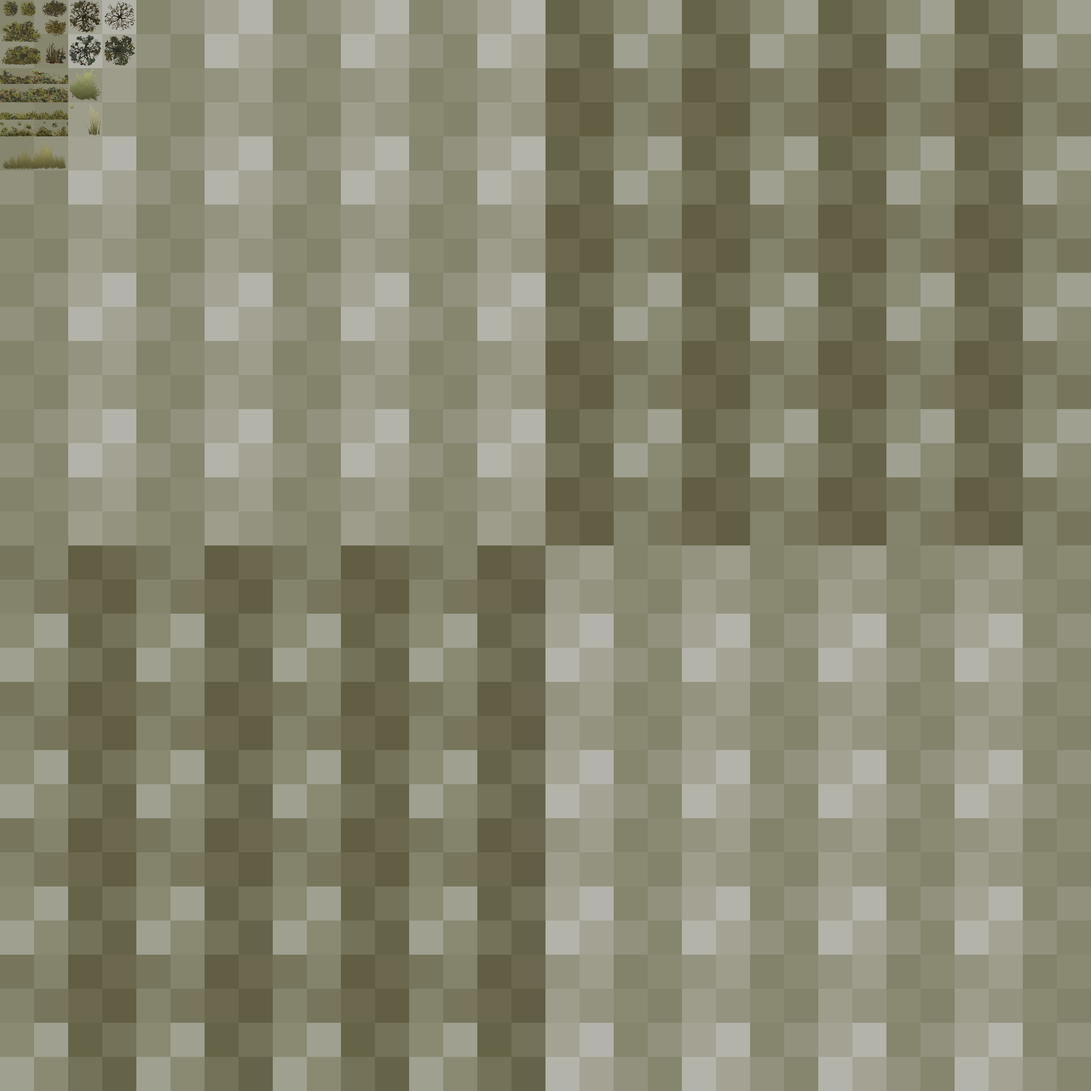
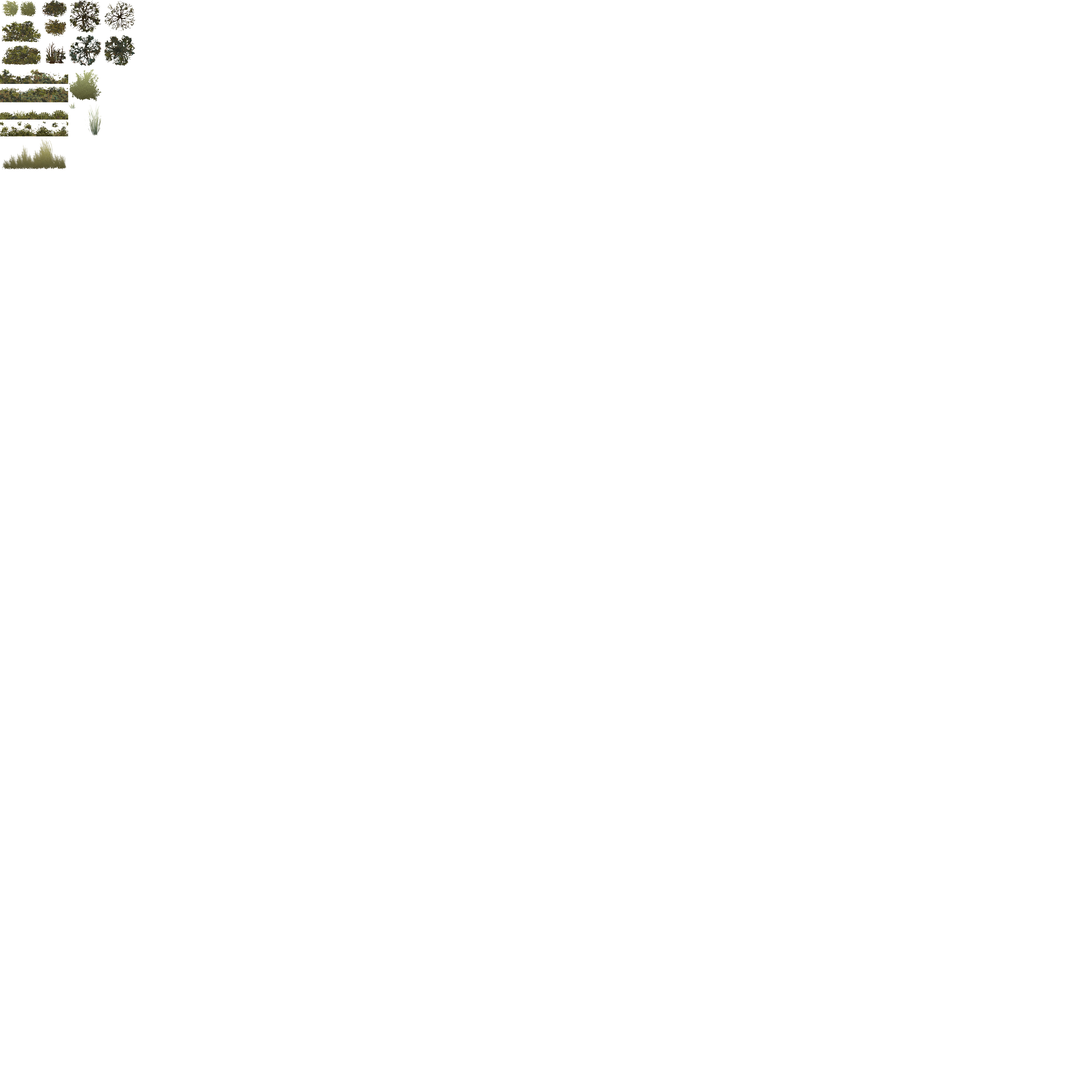
Revision of a layered 1091px x 1091px image; what changed, layer by layer:
renamed "Layer 7" to "Layer 14", moved it above "Layer 13", painted on it over left=68, top=102, right=76, bottom=109
renamed "Layer 12" to "Layer 13", painted on it over left=84, top=103, right=104, bottom=137
added layer "Layer 17" above "Layer 16 copy" over left=20, top=1, right=37, bottom=17
added layer "Layer 16 copy" (addition, 22%) above "Layer 16" over left=1, top=0, right=19, bottom=18
added layer "Layer 16" above "Layer 4" over left=1, top=0, right=19, bottom=18
painted on "Layer 4" over left=1, top=0, right=37, bottom=18
hid "Layer 1", painted on it over left=0, top=0, right=1091, bottom=1091
